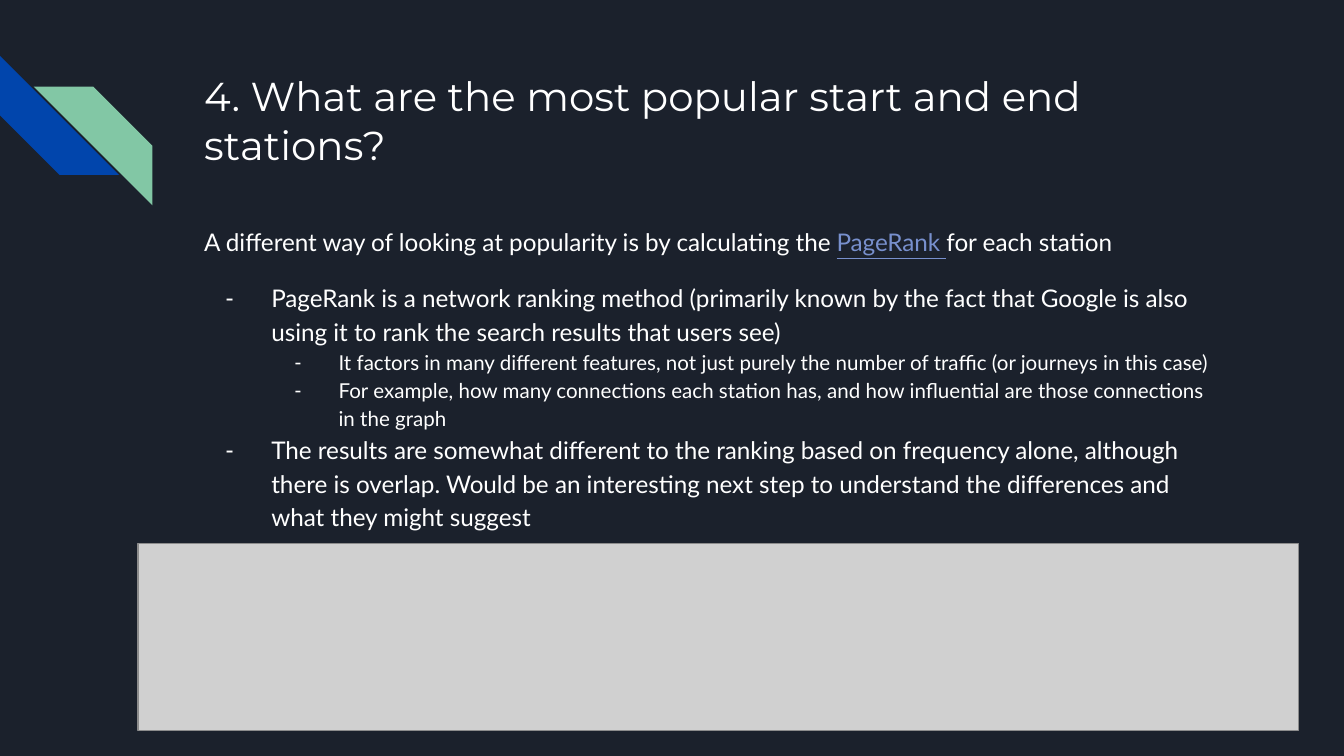
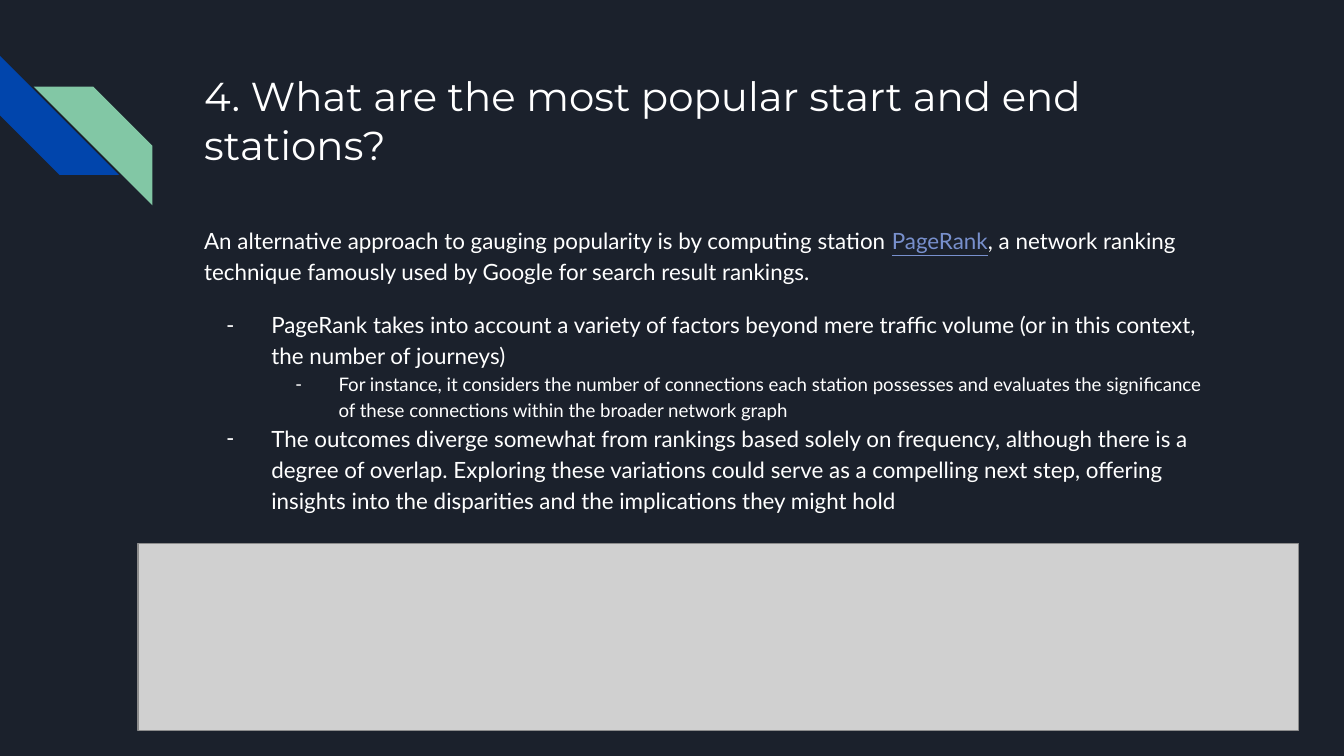
Before and after one commit to zsoltnyiri/zoe_take_home_test, a slide deck: slide 8 of Zoe - Take Home Task - Zsolt Nyiri.pptx. Drawn at 1344x756 pixels with LibreOffice and Linux fonts; fonts in the diff are those of the drawing; grey boxes stand for pictures. Boxes give left, top, right and bottom in pixels: in the first picture for what was removed or moved away, otherwise in the second. Text is boxed around its words. In the diff, an @@ line names an element or a change of style, - is before the commit and + after.

Commit message:
Add files via upload
fixed typos

```diff
--- a/Zoe - Take Home Task - Zsolt Nyiri.pptx
+++ b/Zoe - Take Home Task - Zsolt Nyiri.pptx
@@ text at (x1=204, y1=232, x2=1201, y2=513): text changed; size 13 to 12 pt @@
-A different way of looking at popularity is by calculating the PageRank for each station
-– PageRank is a network ranking method (primarily known by the fact that Google is also using it to rank the search results that users see)
-  – It factors in many different features, not just purely the number of traffic (or journeys in this case)
-  – For example, how many connections each station has, and how influential are those connections in the graph
-– The results are somewhat different to the ranking based on frequency alone, although there is overlap. Would be an interesting next step to understand the differences and what they might suggest
+An alternative approach to gauging popularity is by computing station PageRank, a network ranking technique famously used by Google for search result rankings.
+– PageRank takes into account a variety of factors beyond mere traffic volume (or in this context, the number of journeys)
+  – For instance, it considers the number of connections each station possesses and evaluates the significance of these connections within the broader network graph
+– The outcomes diverge somewhat from rankings based solely on frequency, although there is a degree of overlap. Exploring these variations could serve as a compelling next step, offering insights into the disparities and the implications they might hold
```
Also in this commit, not shown: 16 other slides changed, 3 slides added, 2 slides removed.
